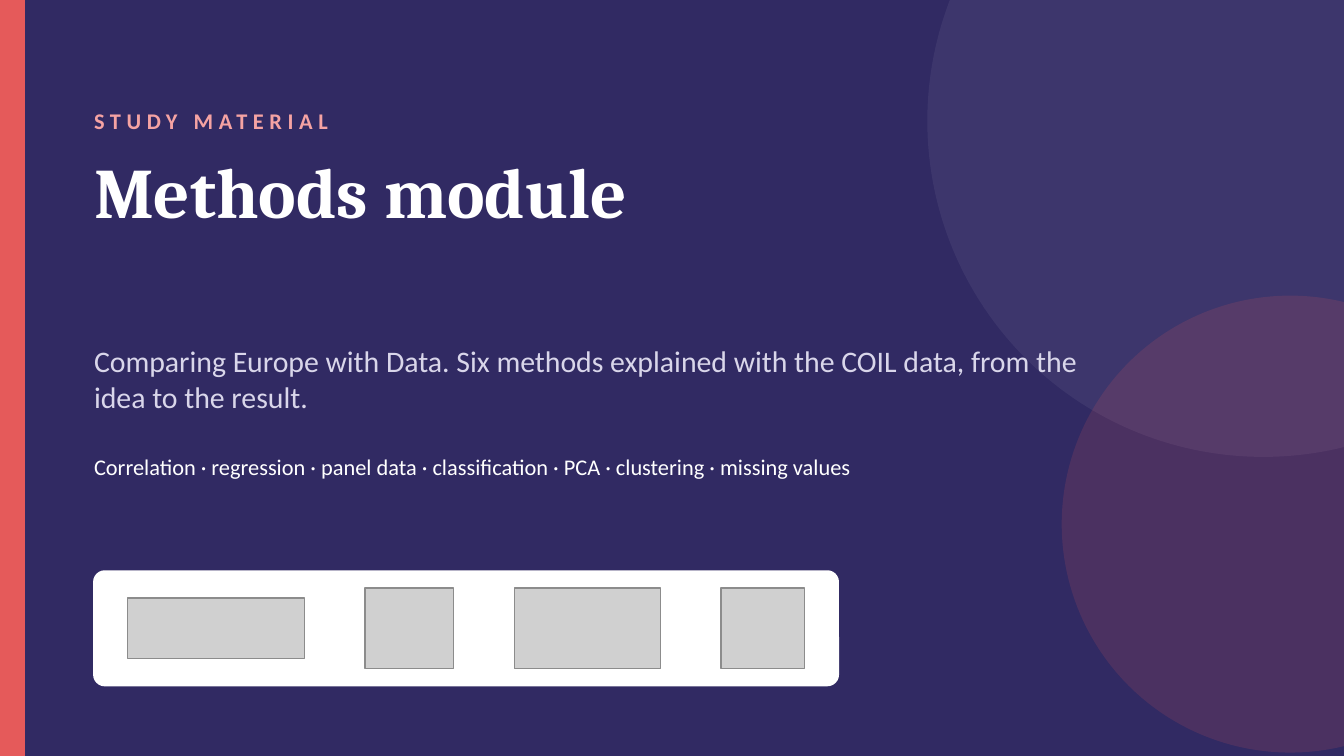
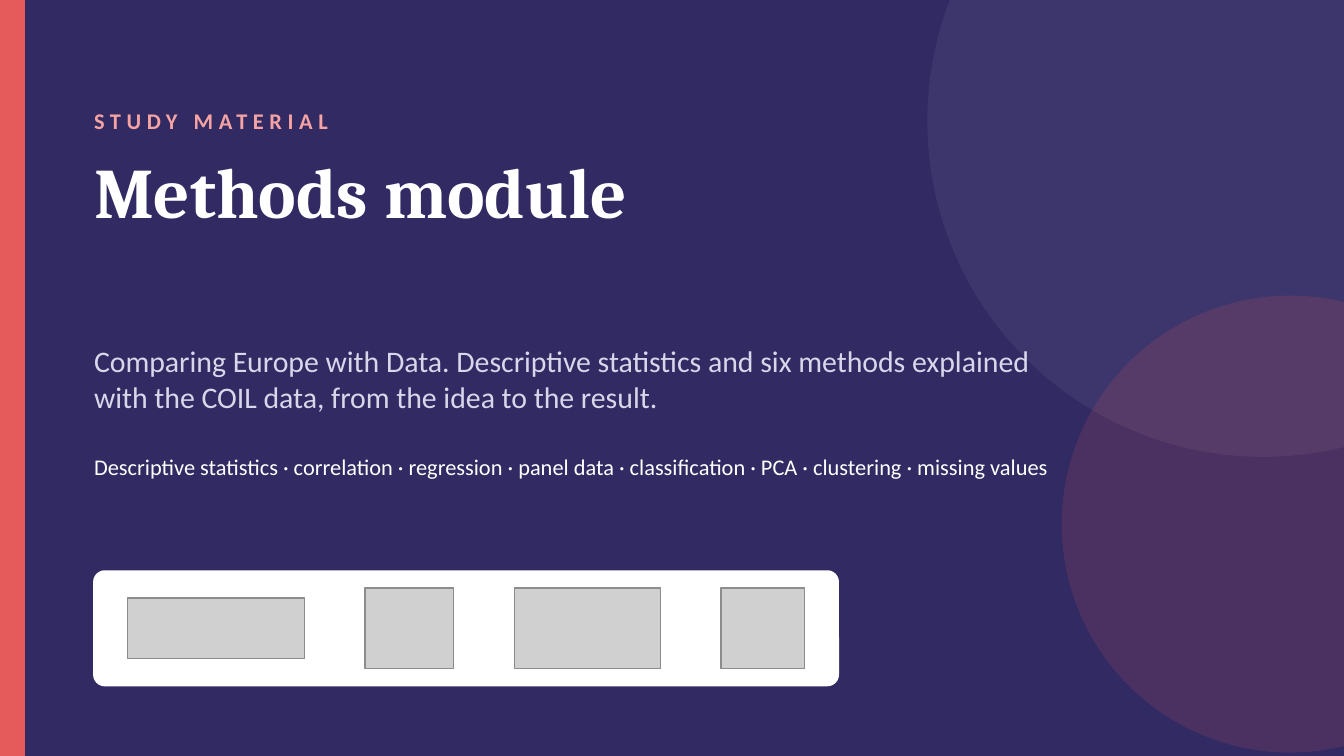
Before and after one commit to coil-europe/coil-europe.github.io, a slide deck: slide 1 of docs/slides/COIL_methods_module.pptx. Drawn at 1344x756 pixels with LibreOffice and Linux fonts; fonts in the diff are those of the drawing; grey boxes stand for pictures. Boxes give left, top, right and bottom in pixels: in the first picture for what was removed or moved away, otherwise in the second. Text is boxed around its words. In the diff, an @@ line names an element or a change of style, - is before the commit and + after.

```diff
--- a/docs/slides/COIL_methods_module.pptx
+++ b/docs/slides/COIL_methods_module.pptx
@@ text at (x1=94, y1=351, x2=1029, y2=412): text changed @@
-Comparing Europe with Data. Six methods explained with the COIL data, from the idea to the result.
+Comparing Europe with Data. Descriptive statistics and six methods explained with the COIL data, from the idea to the result.
@@ text at (x1=94, y1=459, x2=1047, y2=479): text changed @@
-Correlation · regression · panel data · classification · PCA · clustering · missing values
+Descriptive statistics · correlation · regression · panel data · classification · PCA · clustering · missing values
```
Also in this commit, not shown: 1 other slide changed, 5 slides added, 6 other files.
